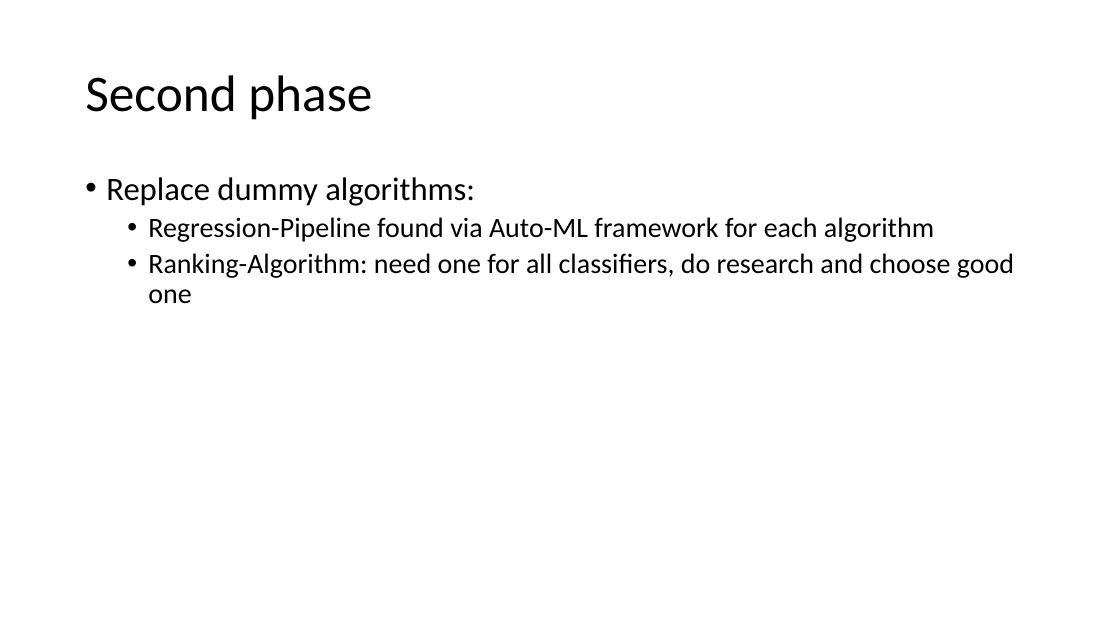
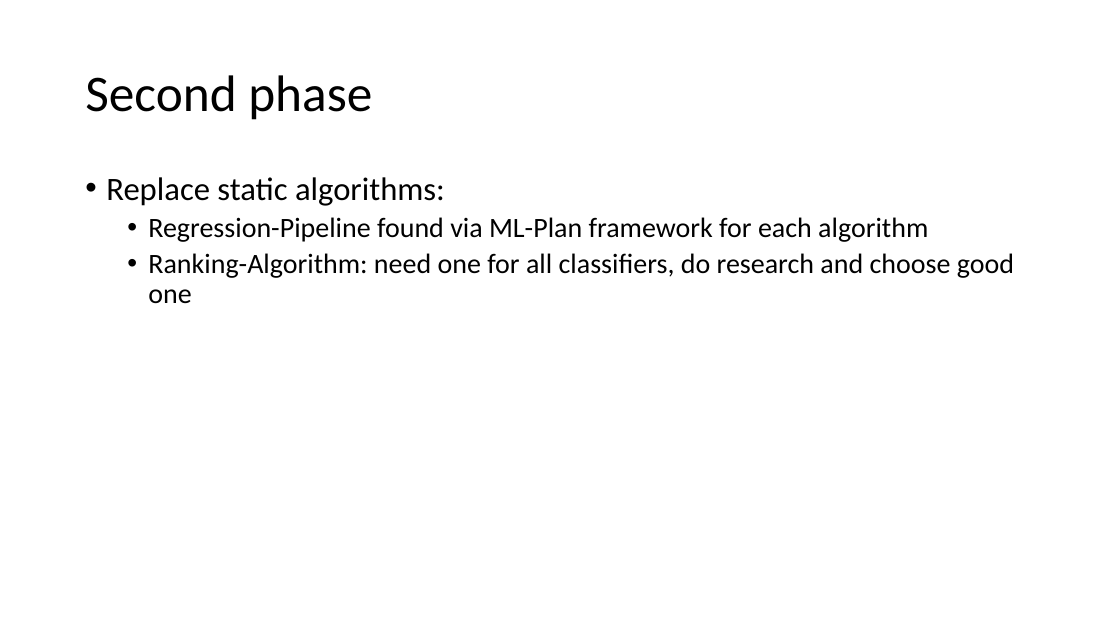
Before and after one commit to helegraf/classifier-auto-rank, a slide deck: slide 5 of Writing/Proposal/Automatic Ranking of Classification Algorithms.pptx (slide 6 before the commit). Drawn at 1120x630 pixels with LibreOffice and Linux fonts; fonts in the diff are those of the drawing. Boxes give left, top, right and bottom in pixels: in the first picture for what was removed or moved away, otherwise in the second. Text is boxed around its words. In the diff, an @@ line names an element or a change of style, - is before the commit and + after.

```diff
--- a/Writing/Proposal/Automatic Ranking of Classification Algorithms.pptx
+++ b/Writing/Proposal/Automatic Ranking of Classification Algorithms.pptx
@@ text at bbox=[106, 177, 928, 242]: text changed @@
-• Replace dummy algorithms:
-  • Regression-Pipeline found via Auto-ML framework for each algorithm
+• Replace static algorithms:
+  • Regression-Pipeline found via ML-Plan framework for each algorithm
```
Also in this commit, not shown: 3 other slides changed, 3 slides removed, 12 other files.
